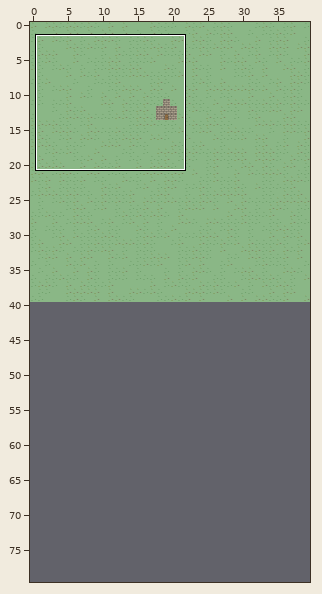
Tiled map: Content/Maps/map.tmx. Above: a wide view before the commit, with the close-up outlined.
Close-up. Old version:
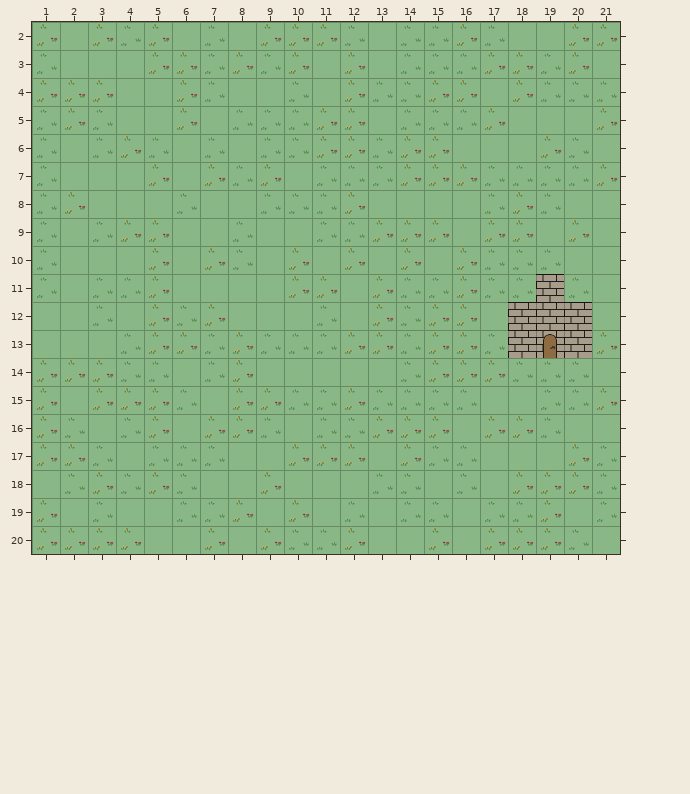
Cells are 64x64 px. Shown: x 1..21, y 2..20. The commit also changed other parts of the map, which this record leaves out. The old version is drawn lined up with the new one.
The same view after the edit:
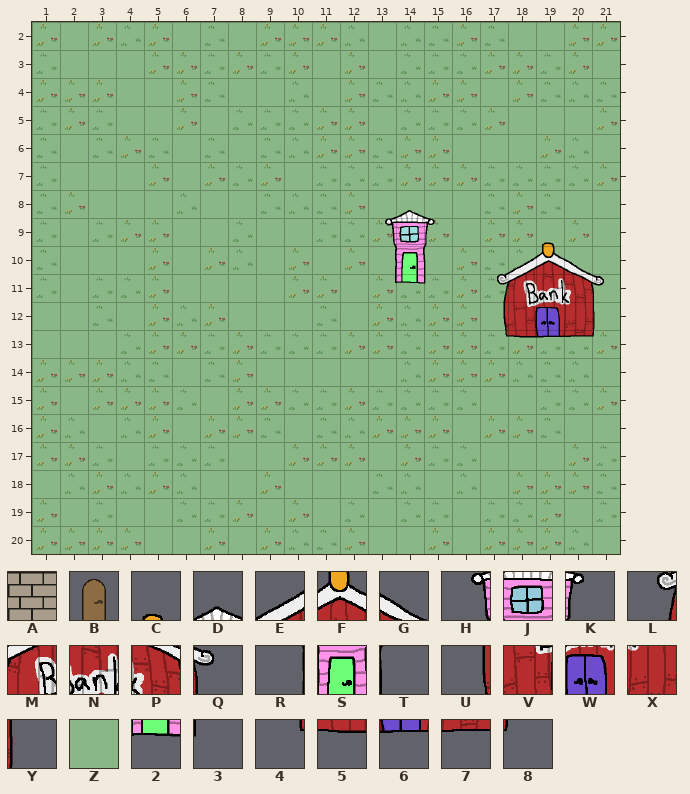
Key: from "tilemap": A 3, B 4, C 57, D 65, E 68, F 69, G 70, H 76, J 77, K 78, L 79, M 80, N 81, P 82, Q 83, R 88, S 89, T 90, U 91, V 92, W 93, X 94, Y 95, Z 96, 2 101, 3 102, 4 103, 5 104, 6 105, 7 106, 8 107.
_ is an empty cell, . an unchanged one.
See-through tiles are keyed as they look on the map.
Difference:
map size 40x40 -> 40x80 cells
--- layer "buildings"
@@ x 14..21 @@
-10 _.......
-11 __.._A_.
-12 ....AAA.
-13 ..._AAA_
+10 S.......
+11 23..MNP.
+12 ....VWX.
+13 ...45678
--- layer "overlay"
@@ x 13..21 @@
- 8 ._.......
- 9 ___..._..
-10 _._..___.
-11 ...._..._
-12 ...._..._
-13 ......B..
+ 8 .D.......
+ 9 HJK...C..
+10 R.T..EFG.
+11 ....L...Q
+12 ....U...Y
+13 ......_..
--- layer "walls" (now hidden)
@@ x 18..20 @@
-11 .Z.
-12 ZZZ
-13 ZZZ
+11 ._.
+12 ___
+13 ___
